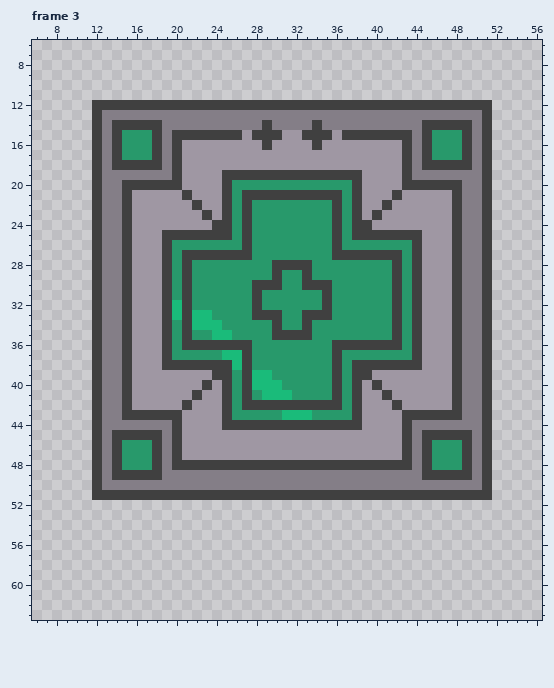
Two states of a pixel-art file, Assets (Jad)/Aseprite/healthpack.aseprite. The picture above is the old version.
64x64 pixels, 10 frames. Shown: frame 3: x 6..56, y 6..63. The commit also changed other frames, which this record leaves out.
After:
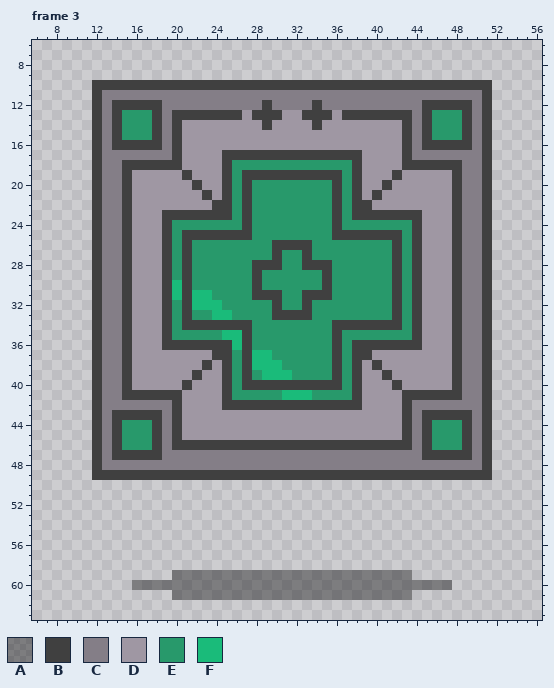
Palette (. is transparent): A #00000063  B #404040  C #847e87  D #9f97a3  E #28996b  F #1abb7a
Commit: added new healthpack animation and tree obstacle
Edits made:
layer "Sh" opacity 39% added
layer "Layer 1" removed
--- frame 3
@@ x 6..56 @@
  9 ...................................................
-10 ...................................................
-11 ...................................................
-12 ......BBBBBBBBBBBBBBBBBBBBBBBBBBBBBBBBBBBBBBBB.....
-13 ......BCCCCCCCCCCCCCCCCCCCCCCCCCCCCCCCCCCCCCCB.....
-14 ......BCBBBBBCCCCCCCCCCBCCCCBCCCCCCCCCCBBBBBCB.....
-15 ......BCBEEEBCBBBBBBBDBBBDDBBBDBBBBBBBCBEEEBCB.....
-16 ......BCBEEEBCBDDDDDDDDBDDDDBDDDDDDDDBCBEEEBCB.....
-17 ......BCBEEEBCBDDDDDDDDDDDDDDDDDDDDDDBCBEEEBCB.....
-18 ......BCBBBBBCBDDDDDDDDDDDDDDDDDDDDDDBCBBBBBCB.....
-19 ......BCCCCCCCBDDDDBBBBBBBBBBBBBBDDDDBCCCCCCCB.....
-20 ......BCCBBBBBBDDDDBEEEEEEEEEEEEBDDDDBBBBBBCCB.....
-21 ......BCCBDDDDDBDDDBEBBBBBBBBBBEBDDDBDDDDDBCCB.....
-22 ......BCCBDDDDDDBDDBEBEEEEEEEEBEBDDBDDDDDDBCCB.....
-23 ......BCCBDDDDDDDBDBEBEEEEEEEEBEBDBDDDDDDDBCCB.....
-24 ......BCCBDDDDDDDDBBEBEEEEEEEEBEBBDDDDDDDDBCCB.....
-25 ......BCCBDDDBBBBBBBEBEEEEEEEEBEBBBBBBBDDDBCCB.....
-26 ......BCCBDDDBEEEEEEEBEEEEEEEEBEEEEEEEBDDDBCCB.....
-27 ......BCCBDDDBEBBBBBBBEEEEEEEEBBBBBBBEBDDDBCCB.....
-28 ......BCCBDDDBEBEEEEEEEEBBBBEEEEEEEEBEBDDDBCCB.....
-29 ......BCCBDDDBEBEEEEEEEEBEEBEEEEEEEEBEBDDDBCCB.....
-30 ......BCCBDDDBEBEEEEEEBBBEEBBBEEEEEEBEBDDDBCCB.....
-31 ......BCCBDDDBEBEEEEEEBEEEEEEBEEEEEEBEBDDDBCCB.....
-32 ......BCCBDDDBFBEEEEEEBEEEEEEBEEEEEEBEBDDDBCCB.....
-33 ......BCCBDDDBFBFFEEEEBBBEEBBBEEEEEEBEBDDDBCCB.....
-34 ......BCCBDDDBEBFFFEEEEEBEEBEEEEEEEEBEBDDDBCCB.....
-35 ......BCCBDDDBEBEEFFEEEEBBBBEEEEEEEEBEBDDDBCCB.....
-36 ......BCCBDDDBEBBBBBBBEEEEEEEEBBBBBBBEBDDDBCCB.....
-37 ......BCCBDDDBEEEEEFFBEEEEEEEEBEEEEEEEBDDDBCCB.....
-38 ......BCCBDDDBBBBBBBFBEEEEEEEEBEBBBBBBBDDDBCCB.....
-39 ......BCCBDDDDDDDDBBEBFFEEEEEEBEBBDDDDDDDDBCCB.....
-40 ......BCCBDDDDDDDBDBEBFFFEEEEEBEBDBDDDDDDDBCCB.....
-41 ......BCCBDDDDDDBDDBEBEFFFEEEEBEBDDBDDDDDDBCCB.....
-42 ......BCCBDDDDDBDDDBEBBBBBBBBBBEBDDDBDDDDDBCCB.....
-43 ......BCCBBBBBBDDDDBEEEEEFFFEEEEBDDDDBBBBBBCCB.....
-44 ......BCCCCCCCBDDDDBBBBBBBBBBBBBBDDDDBCCCCCCCB.....
-45 ......BCBBBBBCBDDDDDDDDDDDDDDDDDDDDDDBCBBBBBCB.....
-46 ......BCBEEEBCBDDDDDDDDDDDDDDDDDDDDDDBCBEEEBCB.....
-47 ......BCBEEEBCBDDDDDDDDDDDDDDDDDDDDDDBCBEEEBCB.....
-48 ......BCBEEEBCBBBBBBBBBBBBBBBBBBBBBBBBCBEEEBCB.....
-49 ......BCBBBBBCCCCCCCCCCCCCCCCCCCCCCCCCCBBBBBCB.....
-50 ......BCCCCCCCCCCCCCCCCCCCCCCCCCCCCCCCCCCCCCCB.....
-51 ......BBBBBBBBBBBBBBBBBBBBBBBBBBBBBBBBBBBBBBBB.....
+10 ......BBBBBBBBBBBBBBBBBBBBBBBBBBBBBBBBBBBBBBBB.....
+11 ......BCCCCCCCCCCCCCCCCCCCCCCCCCCCCCCCCCCCCCCB.....
+12 ......BCBBBBBCCCCCCCCCCBCCCCBCCCCCCCCCCBBBBBCB.....
+13 ......BCBEEEBCBBBBBBBDBBBDDBBBDBBBBBBBCBEEEBCB.....
+14 ......BCBEEEBCBDDDDDDDDBDDDDBDDDDDDDDBCBEEEBCB.....
+15 ......BCBEEEBCBDDDDDDDDDDDDDDDDDDDDDDBCBEEEBCB.....
+16 ......BCBBBBBCBDDDDDDDDDDDDDDDDDDDDDDBCBBBBBCB.....
+17 ......BCCCCCCCBDDDDBBBBBBBBBBBBBBDDDDBCCCCCCCB.....
+18 ......BCCBBBBBBDDDDBEEEEEEEEEEEEBDDDDBBBBBBCCB.....
+19 ......BCCBDDDDDBDDDBEBBBBBBBBBBEBDDDBDDDDDBCCB.....
+20 ......BCCBDDDDDDBDDBEBEEEEEEEEBEBDDBDDDDDDBCCB.....
+21 ......BCCBDDDDDDDBDBEBEEEEEEEEBEBDBDDDDDDDBCCB.....
+22 ......BCCBDDDDDDDDBBEBEEEEEEEEBEBBDDDDDDDDBCCB.....
+23 ......BCCBDDDBBBBBBBEBEEEEEEEEBEBBBBBBBDDDBCCB.....
+24 ......BCCBDDDBEEEEEEEBEEEEEEEEBEEEEEEEBDDDBCCB.....
+25 ......BCCBDDDBEBBBBBBBEEEEEEEEBBBBBBBEBDDDBCCB.....
+26 ......BCCBDDDBEBEEEEEEEEBBBBEEEEEEEEBEBDDDBCCB.....
+27 ......BCCBDDDBEBEEEEEEEEBEEBEEEEEEEEBEBDDDBCCB.....
+28 ......BCCBDDDBEBEEEEEEBBBEEBBBEEEEEEBEBDDDBCCB.....
+29 ......BCCBDDDBEBEEEEEEBEEEEEEBEEEEEEBEBDDDBCCB.....
+30 ......BCCBDDDBFBEEEEEEBEEEEEEBEEEEEEBEBDDDBCCB.....
+31 ......BCCBDDDBFBFFEEEEBBBEEBBBEEEEEEBEBDDDBCCB.....
+32 ......BCCBDDDBEBFFFEEEEEBEEBEEEEEEEEBEBDDDBCCB.....
+33 ......BCCBDDDBEBEEFFEEEEBBBBEEEEEEEEBEBDDDBCCB.....
+34 ......BCCBDDDBEBBBBBBBEEEEEEEEBBBBBBBEBDDDBCCB.....
+35 ......BCCBDDDBEEEEEFFBEEEEEEEEBEEEEEEEBDDDBCCB.....
+36 ......BCCBDDDBBBBBBBFBEEEEEEEEBEBBBBBBBDDDBCCB.....
+37 ......BCCBDDDDDDDDBBEBFFEEEEEEBEBBDDDDDDDDBCCB.....
+38 ......BCCBDDDDDDDBDBEBFFFEEEEEBEBDBDDDDDDDBCCB.....
+39 ......BCCBDDDDDDBDDBEBEFFFEEEEBEBDDBDDDDDDBCCB.....
+40 ......BCCBDDDDDBDDDBEBBBBBBBBBBEBDDDBDDDDDBCCB.....
+41 ......BCCBBBBBBDDDDBEEEEEFFFEEEEBDDDDBBBBBBCCB.....
+42 ......BCCCCCCCBDDDDBBBBBBBBBBBBBBDDDDBCCCCCCCB.....
+43 ......BCBBBBBCBDDDDDDDDDDDDDDDDDDDDDDBCBBBBBCB.....
+44 ......BCBEEEBCBDDDDDDDDDDDDDDDDDDDDDDBCBEEEBCB.....
+45 ......BCBEEEBCBDDDDDDDDDDDDDDDDDDDDDDBCBEEEBCB.....
+46 ......BCBEEEBCBBBBBBBBBBBBBBBBBBBBBBBBCBEEEBCB.....
+47 ......BCBBBBBCCCCCCCCCCCCCCCCCCCCCCCCCCBBBBBCB.....
+48 ......BCCCCCCCCCCCCCCCCCCCCCCCCCCCCCCCCCCCCCCB.....
+49 ......BBBBBBBBBBBBBBBBBBBBBBBBBBBBBBBBBBBBBBBB.....
+50 ...................................................
+51 ...................................................
 52 ...................................................
@@ x 6..56 @@
 58 ...................................................
-59 ...................................................
-60 ...................................................
-61 ...................................................
+59 ..............AAAAAAAAAAAAAAAAAAAAAAAA.............
+60 ..........AAAAAAAAAAAAAAAAAAAAAAAAAAAAAAAA.........
+61 ..............AAAAAAAAAAAAAAAAAAAAAAAA.............
 62 ...................................................
Pixel boxes of the changes (left, top, right, bottom) in both pictures:
changed: (92, 80, 492, 500)
added: (132, 570, 452, 600)
